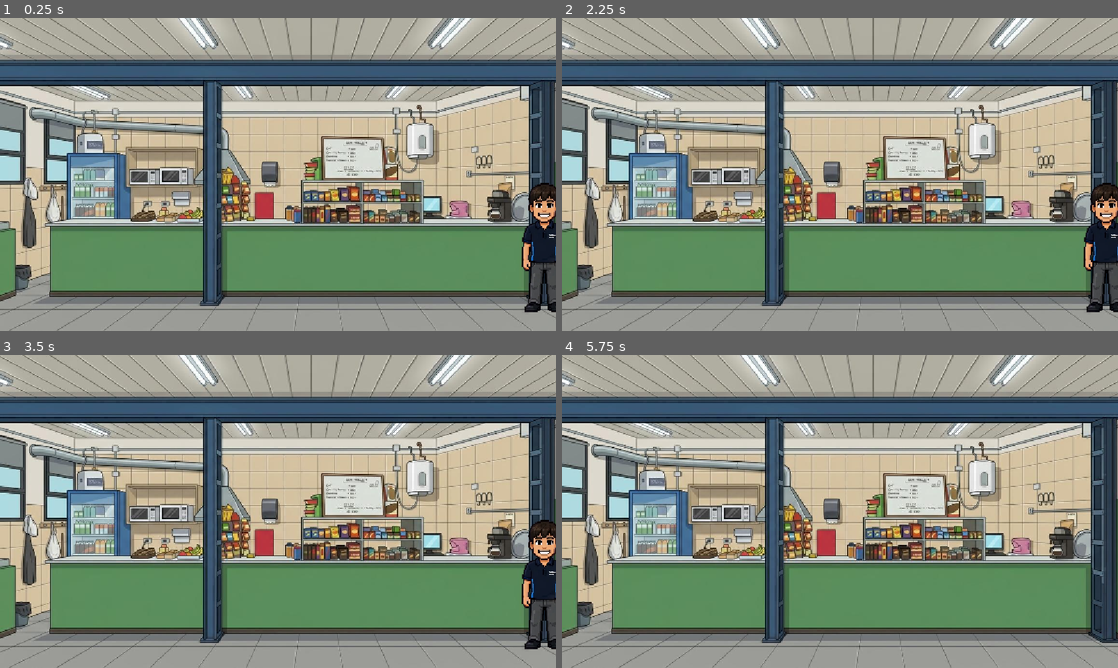
Above: before the commit, frames 1-4 (two rows, left to right).
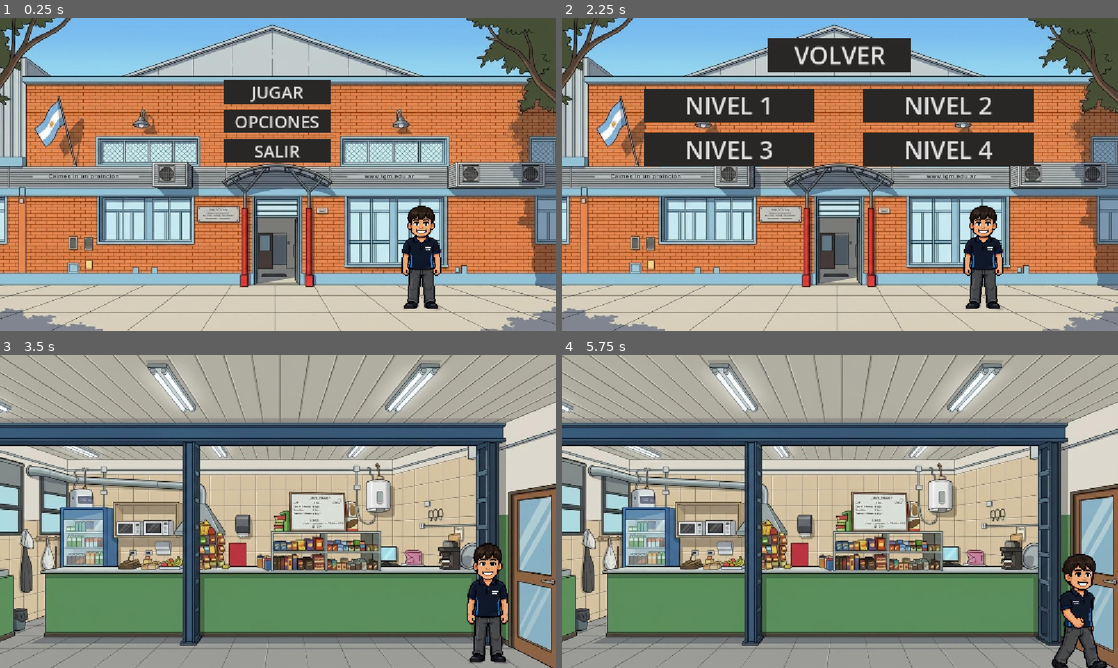
Above: after the commit, the same moments.

Repository: Facudevi/Escape-Room
Game: Godot game, scene res://escenas/settings/menu.tscn
Same seed, same stepped clock (60 frames per second), same inputs: the game is played once before the commit and once after it. Before the commit the project starts from res://escenas/nivel1.tscn.
Inputs (mouse positions are in pixels of both pictures, inside the frame that each line leads up to):
- Up to frame 1 (0.25 s): no input
- Up to frame 2 (2.25 s): click (840, 121) at 0.5 s, where only the run after the commit has a clickable "OPCIONES"; click (840, 140) at 1.25 s, where only the run after the commit has a clickable "VOLVER"; click (840, 93) at 2 s, where only the run after the commit has a clickable "JUGAR"
- Up to frame 3 (3.5 s): click (166, 442) at 2.75 s, where only the run after the commit has a clickable "NIVEL 1"
- Up to frame 4 (5.75 s): tap Enter at 3.5 s; hold Right (ui_right) 3.53-4.28 s; hold Down (ui_down) 4.28-5.03 s; hold Right (ui_right) from 5.03 s (still down)

The runs differ from the first frame. In frame 1, 98% of the frame differs, in the area x 0-100%, y 0-100%; in frame 2, 98%; in frame 3, 66%; in frame 4, 66%.

Commit message:
feat: menu, menu_pausa, seleccion de niveles y movilidad in game

Diff:
--- a/unlocked/escenas/nivel1.tscn
+++ /dev/null
@@ -1,26 +0,0 @@
-[gd_scene format=3 uid="uid://d30oa3evury0t"]
-
-[ext_resource type="Texture2D" uid="uid://dq02h8l0pj0iy" path="res://assets/imagen/buffet.jpeg" id="1_aedf5"]
-[ext_resource type="PackedScene" uid="uid://c8c80wb6phwa7" path="res://escenas/personajes/Castelli.tscn" id="2_to6xu"]
-[ext_resource type="PackedScene" uid="uid://ytirfiey2x6f" path="res://escenas/objetos/piso.tscn" id="3_to6xu"]
-
-[node name="Node2D" type="Node2D" unique_id=240388585]
-position = Vector2(0, -67)
-
-[node name="CanvasLayer" type="CanvasLayer" parent="." unique_id=931200216]
-
-[node name="TextureRect" type="TextureRect" parent="CanvasLayer" unique_id=425314983]
-offset_top = -67.0
-offset_right = 1280.0
-offset_bottom = 647.0
-texture = ExtResource("1_aedf5")
-metadata/_edit_use_anchors_ = true
-
-[node name="Castelli" parent="CanvasLayer" unique_id=584961323 instance=ExtResource("2_to6xu")]
-position = Vector2(1126, 477)
-
-[node name="Camera2D" type="Camera2D" parent="CanvasLayer/Castelli" unique_id=251034044]
-position = Vector2(-1126, -481)
-
-[node name="Piso" parent="CanvasLayer" unique_id=1149255172 instance=ExtResource("3_to6xu")]
-position = Vector2(447, 647)
--- /dev/null
+++ b/unlocked/escenas/niveles/nivel1.tscn
@@ -0,0 +1,39 @@
+[gd_scene format=3 uid="uid://d30oa3evury0t"]
+
+[ext_resource type="Texture2D" uid="uid://dq02h8l0pj0iy" path="res://assets/imagen/buffet.jpeg" id="1_aedf5"]
+[ext_resource type="Script" uid="uid://b86yfvpx3uqfs" path="res://scripts/nivel_1.gd" id="1_te08s"]
+[ext_resource type="PackedScene" uid="uid://c8c80wb6phwa7" path="res://escenas/personajes/Castelli.tscn" id="2_to6xu"]
+[ext_resource type="PackedScene" uid="uid://ytirfiey2x6f" path="res://escenas/objetos/piso.tscn" id="3_to6xu"]
+[ext_resource type="PackedScene" uid="uid://0bwujfbvoiqr" path="res://escenas/settings/menu_pausa.tscn" id="4_8e630"]
+
+[node name="Nivel1" type="Node2D" unique_id=240388585]
+y_sort_enabled = true
+script = ExtResource("1_te08s")
+
+[node name="CanvasLayer" type="CanvasLayer" parent="." unique_id=931200216]
+
+[node name="TextureRect" type="TextureRect" parent="CanvasLayer" unique_id=425314983]
+anchors_preset = -1
+anchor_top = -0.0015432099
+anchor_right = 0.99986815
+anchor_bottom = 0.99954325
+offset_top = 1.0
+offset_right = 0.15185547
+offset_bottom = 0.29595947
+texture = ExtResource("1_aedf5")
+expand_mode = 1
+metadata/_edit_use_anchors_ = true
+
+[node name="Castelli" parent="CanvasLayer" unique_id=584961323 instance=ExtResource("2_to6xu")]
+y_sort_enabled = true
+position = Vector2(1009, 638)
+
+[node name="Piso" parent="CanvasLayer" unique_id=1149255172 instance=ExtResource("3_to6xu")]
+position = Vector2(396, 678)
+
+[node name="LimitesEscenario" type="StaticBody2D" parent="." unique_id=1347892132]
+
+[node name="CollisionPolygon2D" type="CollisionPolygon2D" parent="LimitesEscenario" unique_id=1916424374]
+polygon = PackedVector2Array(1133, 633, 1096, 615, 1063, 600, 1042, 597, 1036, 596, 1007, 595, 993, 587, 982, 584, 588, 584, 419, 584, 379, 584, 92, 585, 92, 576, 94, 574, 94, 540, 54, 554, 53, 555, 52, 558, 52, 562, 52, 566, 50, 568, 44, 570, 38, 571, 32, 571, 29, 571, 29, 572, 30, 574, 30, 581, 12.896652, 588.17236, 0, 594, 0, 648, 0, 0, 1152, 0, 1152, 648, 1149, 649)
+
+[node name="CanvasLayer2" parent="." unique_id=1355991338 instance=ExtResource("4_8e630")]
--- a/unlocked/escenas/personajes/Castelli.tscn
+++ b/unlocked/escenas/personajes/Castelli.tscn
@@ -1,6 +1,6 @@
 [gd_scene format=3 uid="uid://c8c80wb6phwa7"]
 
-[ext_resource type="Script" uid="uid://cxi3m5rxpcsrv" path="res://scripts/castelli/s_caminar_izquierda.gd" id="1_7u8q5"]
+[ext_resource type="Script" uid="uid://cxi3m5rxpcsrv" path="res://scripts/s_movimiento_castelli.gd" id="1_7u8q5"]
 [ext_resource type="Texture2D" uid="uid://bkiq52sfplgvp" path="res://assets/castelli/idle.png" id="2_7u8q5"]
 [ext_resource type="Texture2D" uid="uid://csoligvd6px2d" path="res://assets/castelli/movimientos/abajo/ab1.png" id="2_l20er"]
 [ext_resource type="Texture2D" uid="uid://b8m22nwgomvyl" path="res://assets/castelli/movimientos/derecha/d1.png" id="2_s8vl1"]
@@ -38,7 +38,7 @@
 [ext_resource type="Texture2D" uid="uid://d1vxgurvofrb" path="res://assets/castelli/movimientos/izquierda/iz17.png" id="14_s8vl1"]
 
 [sub_resource type="RectangleShape2D" id="RectangleShape2D_kco76"]
-size = Vector2(148, 271)
+size = Vector2(84, 35.5)
 
 [sub_resource type="Animation" id="Animation_v2j16"]
 length = 0.001
@@ -223,14 +223,16 @@
 }
 
 [node name="Castelli" type="CharacterBody2D" unique_id=584961323]
-position = Vector2(-1, -2)
 script = ExtResource("1_7u8q5")
 
 [node name="Castelli" type="Sprite2D" parent="." unique_id=1618330355]
-scale = Vector2(0.4028777, 0.4034369)
+position = Vector2(0, -123.00001)
+scale = Vector2(0.37176853, 0.37368375)
 texture = ExtResource("2_7u8q5")
 
 [node name="CollisionShape2D" type="CollisionShape2D" parent="." unique_id=814683250]
+y_sort_enabled = true
+position = Vector2(0, -18)
 shape = SubResource("RectangleShape2D_kco76")
 
 [node name="AnimationPlayer" type="AnimationPlayer" parent="." unique_id=453633068]
--- /dev/null
+++ b/unlocked/escenas/settings/menu.tscn
@@ -0,0 +1,77 @@
+[gd_scene format=3 uid="uid://7yt8fdt11xhf"]
+
+[ext_resource type="Texture2D" uid="uid://baesl2mjvvrev" path="res://assets/imagen/inicio.jpeg" id="1_3at8s"]
+[ext_resource type="Script" uid="uid://dwyoqnq2r5qyv" path="res://scripts/menu.gd" id="1_di3mt"]
+[ext_resource type="Texture2D" uid="uid://bkiq52sfplgvp" path="res://assets/castelli/idle.png" id="3_txgnh"]
+
+[sub_resource type="StyleBoxFlat" id="StyleBoxFlat_5gai1"]
+bg_color = Color(0.16, 0.15159999, 0.1488, 1)
+
+[node name="Menu" type="Control" unique_id=1627536483]
+layout_mode = 3
+anchors_preset = 15
+anchor_right = 1.0
+anchor_bottom = 1.0
+grow_horizontal = 2
+grow_vertical = 2
+script = ExtResource("1_di3mt")
+
+[node name="ColorRect" type="ColorRect" parent="." unique_id=529931717]
+layout_mode = 1
+anchors_preset = 15
+anchor_right = 1.0
+anchor_bottom = 1.0
+grow_horizontal = 2
+grow_vertical = 2
+
+[node name="TextureRect" type="TextureRect" parent="." unique_id=1637676386]
+layout_mode = 1
+anchors_preset = 15
+anchor_right = 1.0
+anchor_bottom = 1.0
+grow_horizontal = 2
+grow_vertical = 2
+texture = ExtResource("1_3at8s")
+expand_mode = 1
+
+[node name="VBoxContainer" type="VBoxContainer" parent="." unique_id=2042536776]
+layout_mode = 1
+anchors_preset = -1
+anchor_left = 0.499
+anchor_top = 0.19900002
+anchor_right = 0.499
+anchor_bottom = 0.46300003
+offset_left = -110.84802
+offset_top = 0.04798889
+offset_right = 110.15198
+offset_bottom = -0.024017334
+grow_horizontal = 2
+grow_vertical = 2
+theme_override_constants/separation = 12
+
+[node name="Jugar" type="Button" parent="VBoxContainer" unique_id=529821591]
+layout_mode = 2
+theme_override_font_sizes/font_size = 35
+theme_override_styles/normal = SubResource("StyleBoxFlat_5gai1")
+text = "JUGAR"
+
+[node name="Opciones" type="Button" parent="VBoxContainer" unique_id=1948326189]
+layout_mode = 2
+theme_override_font_sizes/font_size = 35
+theme_override_styles/normal = SubResource("StyleBoxFlat_5gai1")
+text = "OPCIONES"
+
+[node name="Salir" type="Button" parent="VBoxContainer" unique_id=2101700535]
+layout_mode = 2
+theme_override_font_sizes/font_size = 35
+theme_override_styles/normal = SubResource("StyleBoxFlat_5gai1")
+text = "SALIR"
+
+[node name="Sprite2D" type="Sprite2D" parent="." unique_id=558172527]
+position = Vector2(871.25006, 497)
+scale = Vector2(0.3502747, 0.32369936)
+texture = ExtResource("3_txgnh")
+
+[connection signal="pressed" from="VBoxContainer/Jugar" to="." method="_on_jugar_pressed"]
+[connection signal="pressed" from="VBoxContainer/Opciones" to="." method="_on_opciones_pressed"]
+[connection signal="pressed" from="VBoxContainer/Salir" to="." method="_on_salir_pressed"]
--- /dev/null
+++ b/unlocked/escenas/settings/menu_pausa.tscn
@@ -0,0 +1,48 @@
+[gd_scene format=3 uid="uid://0bwujfbvoiqr"]
+
+[ext_resource type="Script" uid="uid://c25gacvpffr6i" path="res://scripts/menu_pausa.gd" id="1_ufons"]
+
+[node name="CanvasLayer" type="CanvasLayer" unique_id=1355991338]
+
+[node name="MenuPausa" type="Control" parent="." unique_id=158434475]
+process_mode = 2
+layout_mode = 3
+anchors_preset = 0
+offset_right = 1152.0
+offset_bottom = 648.0
+script = ExtResource("1_ufons")
+
+[node name="Panel" type="Panel" parent="MenuPausa" unique_id=1798671062]
+layout_mode = 0
+offset_right = 1152.0
+offset_bottom = 648.0
+
+[node name="VBoxContainer" type="VBoxContainer" parent="MenuPausa" unique_id=1869634705]
+layout_mode = 1
+anchors_preset = 8
+anchor_left = 0.5
+anchor_top = 0.5
+anchor_right = 0.5
+anchor_bottom = 0.5
+offset_left = -157.0
+offset_top = -46.5
+offset_right = 157.0
+offset_bottom = 46.5
+grow_horizontal = 2
+grow_vertical = 2
+
+[node name="Label" type="Label" parent="MenuPausa/VBoxContainer" unique_id=2062476244]
+layout_mode = 2
+text = "Juego Pausado"
+horizontal_alignment = 1
+
+[node name="Reanudar" type="Button" parent="MenuPausa/VBoxContainer" unique_id=1854354830]
+layout_mode = 2
+text = "REANUDAR"
+
+[node name="Salir" type="Button" parent="MenuPausa/VBoxContainer" unique_id=1801786008]
+layout_mode = 2
+text = "SALIR"
+
+[connection signal="pressed" from="MenuPausa/VBoxContainer/Reanudar" to="MenuPausa" method="_on_reanudar_pressed"]
+[connection signal="pressed" from="MenuPausa/VBoxContainer/Salir" to="MenuPausa" method="_on_salir_pressed"]
--- /dev/null
+++ b/unlocked/escenas/settings/niveles.tscn
@@ -0,0 +1,98 @@
+[gd_scene format=3 uid="uid://bjoim44ghkgk4"]
+
+[ext_resource type="Script" uid="uid://bn32mllwedrrk" path="res://scripts/niveles.gd" id="1_4lp1o"]
+[ext_resource type="Texture2D" uid="uid://baesl2mjvvrev" path="res://assets/imagen/inicio.jpeg" id="2_6wupo"]
+[ext_resource type="Texture2D" uid="uid://bkiq52sfplgvp" path="res://assets/castelli/idle.png" id="3_6wupo"]
+
+[sub_resource type="StyleBoxFlat" id="StyleBoxFlat_5gai1"]
+bg_color = Color(0.16, 0.15159999, 0.1488, 1)
+
+[node name="Niveles" type="Control" unique_id=1627536483]
+layout_mode = 3
+anchors_preset = 15
+anchor_right = 1.0
+anchor_bottom = 1.0
+grow_horizontal = 2
+grow_vertical = 2
+script = ExtResource("1_4lp1o")
+
+[node name="ColorRect" type="ColorRect" parent="." unique_id=529931717]
+layout_mode = 1
+anchors_preset = 15
+anchor_right = 1.0
+anchor_bottom = 1.0
+grow_horizontal = 2
+grow_vertical = 2
+
+[node name="TextureRect" type="TextureRect" parent="." unique_id=1637676386]
+layout_mode = 1
+anchors_preset = 15
+anchor_right = 1.0
+anchor_bottom = 1.0
+grow_horizontal = 2
+grow_vertical = 2
+texture = ExtResource("2_6wupo")
+expand_mode = 1
+
+[node name="Nivel1" type="Button" parent="." unique_id=529821591]
+layout_mode = 0
+offset_left = 170.0
+offset_top = 146.0
+offset_right = 523.0
+offset_bottom = 215.0
+theme_override_font_sizes/font_size = 50
+theme_override_styles/normal = SubResource("StyleBoxFlat_5gai1")
+text = "NIVEL 1"
+
+[node name="Nivel2" type="Button" parent="." unique_id=609526211]
+layout_mode = 0
+offset_left = 624.0
+offset_top = 146.0
+offset_right = 977.0
+offset_bottom = 215.0
+theme_override_font_sizes/font_size = 50
+theme_override_styles/normal = SubResource("StyleBoxFlat_5gai1")
+text = "NIVEL 2"
+
+[node name="Nivel3" type="Button" parent="." unique_id=1948326189]
+layout_mode = 0
+offset_left = 170.0
+offset_top = 238.0
+offset_right = 523.0
+offset_bottom = 307.0
+theme_override_font_sizes/font_size = 50
+theme_override_styles/normal = SubResource("StyleBoxFlat_5gai1")
+text = "NIVEL 3
+"
+
+[node name="Nivel4" type="Button" parent="." unique_id=2036774043]
+layout_mode = 0
+offset_left = 624.0
+offset_top = 238.0
+offset_right = 977.0
+offset_bottom = 307.0
+theme_override_font_sizes/font_size = 50
+theme_override_styles/normal = SubResource("StyleBoxFlat_5gai1")
+text = "NIVEL 4
+"
+
+[node name="Volver" type="Button" parent="." unique_id=739544997]
+layout_mode = 0
+offset_left = 427.0
+offset_top = 42.0
+offset_right = 724.0
+offset_bottom = 111.0
+theme_override_font_sizes/font_size = 50
+theme_override_styles/normal = SubResource("StyleBoxFlat_5gai1")
+text = "VOLVER"
+
+[node name="Sprite2D" type="Sprite2D" parent="." unique_id=38849228]
+position = Vector2(871.25006, 497)
+scale = Vector2(0.3502747, 0.32369936)
+texture = ExtResource("3_6wupo")
+
+[connection signal="pressed" from="Nivel1" to="." method="_on_nivel_1_pressed"]
+[connection signal="pressed" from="Nivel2" to="." method="_on_nivel_2_pressed"]
+[connection signal="pressed" from="Nivel3" to="." method="_on_nivel_3_pressed"]
+[connection signal="pressed" from="Nivel4" to="." method="_on_nivel_4_pressed"]
+[connection signal="pressed" from="Volver" to="." method="_on_volver_pressed"]
--- /dev/null
+++ b/unlocked/escenas/settings/opciones.tscn
@@ -0,0 +1,70 @@
+[gd_scene format=3 uid="uid://ctye1rwuyhgff"]
+
+[ext_resource type="Script" uid="uid://de6j0rfibc4ry" path="res://scripts/opciones.gd" id="1_f22g1"]
+[ext_resource type="Texture2D" uid="uid://baesl2mjvvrev" path="res://assets/imagen/inicio.jpeg" id="2_migfo"]
+[ext_resource type="Texture2D" uid="uid://bkiq52sfplgvp" path="res://assets/castelli/idle.png" id="3_migfo"]
+
+[sub_resource type="StyleBoxFlat" id="StyleBoxFlat_5gai1"]
+bg_color = Color(0.16, 0.15159999, 0.1488, 1)
+
+[node name="Opciones" type="Control" unique_id=1627536483]
+layout_mode = 3
+anchors_preset = 15
+anchor_right = 1.0
+anchor_bottom = 1.0
+grow_horizontal = 2
+grow_vertical = 2
+script = ExtResource("1_f22g1")
+
+[node name="ColorRect" type="ColorRect" parent="." unique_id=529931717]
+layout_mode = 1
+anchors_preset = 15
+anchor_right = 1.0
+anchor_bottom = 1.0
+grow_horizontal = 2
+grow_vertical = 2
+
+[node name="TextureRect" type="TextureRect" parent="." unique_id=1637676386]
+layout_mode = 1
+anchors_preset = 15
+anchor_right = 1.0
+anchor_bottom = 1.0
+grow_horizontal = 2
+grow_vertical = 2
+texture = ExtResource("2_migfo")
+expand_mode = 1
+
+[node name="VBoxContainer" type="VBoxContainer" parent="." unique_id=2042536776]
+layout_mode = 1
+anchors_preset = -1
+anchor_left = 0.499
+anchor_top = 0.261
+anchor_right = 0.499
+anchor_bottom = 0.43100002
+offset_left = -113.84802
+offset_top = -0.12800598
+offset_right = 112.15198
+offset_bottom = -0.2880249
+grow_horizontal = 2
+grow_vertical = 2
+theme_override_constants/separation = 12
+
+[node name="Como_Jugar" type="Button" parent="VBoxContainer" unique_id=1948326189]
+layout_mode = 2
+theme_override_font_sizes/font_size = 35
+theme_override_styles/normal = SubResource("StyleBoxFlat_5gai1")
+text = "CÓMO JUGAR"
+
+[node name="Volver" type="Button" parent="VBoxContainer" unique_id=2101700535]
+layout_mode = 2
+theme_override_font_sizes/font_size = 35
+theme_override_styles/normal = SubResource("StyleBoxFlat_5gai1")
+text = "VOLVER"
+
+[node name="Sprite2D" type="Sprite2D" parent="." unique_id=1742169627]
+position = Vector2(871.25006, 497)
+scale = Vector2(0.3502747, 0.32369936)
+texture = ExtResource("3_migfo")
+
+[connection signal="pressed" from="VBoxContainer/Como_Jugar" to="." method="_on_como_jugar_pressed"]
+[connection signal="pressed" from="VBoxContainer/Volver" to="." method="_on_volver_pressed"]
--- a/unlocked/project.godot
+++ b/unlocked/project.godot
@@ -11,13 +11,48 @@
 [application]
 
 config/name="UNLOCKED"
-run/main_scene="res://escenas/nivel1.tscn"
+run/main_scene="uid://7yt8fdt11xhf"
 config/features=PackedStringArray("4.7", "Forward Plus")
 
 [display]
 
 window/stretch/mode="canvas_items"
 window/stretch/aspect="expand"
+
+[input]
+
+ui_left={
+"deadzone": 0.5,
+"events": [Object(InputEventKey,"resource_local_to_scene":false,"resource_name":"","device":16,"window_id":0,"alt_pressed":false,"shift_pressed":false,"ctrl_pressed":false,"meta_pressed":false,"pressed":false,"keycode":4194319,"physical_keycode":0,"key_label":0,"unicode":0,"location":0,"echo":false,"script":null)
+, Object(InputEventJoypadButton,"resource_local_to_scene":false,"resource_name":"","device":-1,"button_index":13,"pressure":0.0,"pressed":false,"script":null)
+, Object(InputEventJoypadMotion,"resource_local_to_scene":false,"resource_name":"","device":-1,"axis":0,"axis_value":-1.0,"script":null)
+, Object(InputEventKey,"resource_local_to_scene":false,"resource_name":"","device":16,"window_id":0,"alt_pressed":false,"shift_pressed":false,"ctrl_pressed":false,"meta_pressed":false,"pressed":false,"keycode":0,"physical_keycode":65,"key_label":0,"unicode":0,"location":0,"echo":false,"script":null)
+]
+}
+ui_right={
+"deadzone": 0.5,
+"events": [Object(InputEventKey,"resource_local_to_scene":false,"resource_name":"","device":16,"window_id":0,"alt_pressed":false,"shift_pressed":false,"ctrl_pressed":false,"meta_pressed":false,"pressed":false,"keycode":4194321,"physical_keycode":0,"key_label":0,"unicode":0,"location":0,"echo":false,"script":null)
+, Object(InputEventJoypadButton,"resource_local_to_scene":false,"resource_name":"","device":-1,"button_index":14,"pressure":0.0,"pressed":false,"script":null)
+, Object(InputEventJoypadMotion,"resource_local_to_scene":false,"resource_name":"","device":-1,"axis":0,"axis_value":1.0,"script":null)
+, Object(InputEventKey,"resource_local_to_scene":false,"resource_name":"","device":16,"window_id":0,"alt_pressed":false,"shift_pressed":false,"ctrl_pressed":false,"meta_pressed":false,"pressed":false,"keycode":0,"physical_keycode":68,"key_label":0,"unicode":0,"location":0,"echo":false,"script":null)
+]
+}
+ui_up={
+"deadzone": 0.5,
+"events": [Object(InputEventKey,"resource_local_to_scene":false,"resource_name":"","device":16,"window_id":0,"alt_pressed":false,"shift_pressed":false,"ctrl_pressed":false,"meta_pressed":false,"pressed":false,"keycode":4194320,"physical_keycode":0,"key_label":0,"unicode":0,"location":0,"echo":false,"script":null)
+, Object(InputEventJoypadButton,"resource_local_to_scene":false,"resource_name":"","device":-1,"button_index":11,"pressure":0.0,"pressed":false,"script":null)
+, Object(InputEventJoypadMotion,"resource_local_to_scene":false,"resource_name":"","device":-1,"axis":1,"axis_value":-1.0,"script":null)
+, Object(InputEventKey,"resource_local_to_scene":false,"resource_name":"","device":16,"window_id":0,"alt_pressed":false,"shift_pressed":false,"ctrl_pressed":false,"meta_pressed":false,"pressed":false,"keycode":0,"physical_keycode":87,"key_label":0,"unicode":0,"location":0,"echo":false,"script":null)
+]
+}
+ui_down={
+"deadzone": 0.5,
+"events": [Object(InputEventKey,"resource_local_to_scene":false,"resource_name":"","device":16,"window_id":0,"alt_pressed":false,"shift_pressed":false,"ctrl_pressed":false,"meta_pressed":false,"pressed":false,"keycode":4194322,"physical_keycode":0,"key_label":0,"unicode":0,"location":0,"echo":false,"script":null)
+, Object(InputEventJoypadButton,"resource_local_to_scene":false,"resource_name":"","device":-1,"button_index":12,"pressure":0.0,"pressed":false,"script":null)
+, Object(InputEventJoypadMotion,"resource_local_to_scene":false,"resource_name":"","device":-1,"axis":1,"axis_value":1.0,"script":null)
+, Object(InputEventKey,"resource_local_to_scene":false,"resource_name":"","device":16,"window_id":0,"alt_pressed":false,"shift_pressed":false,"ctrl_pressed":false,"meta_pressed":false,"pressed":false,"keycode":0,"physical_keycode":83,"key_label":0,"unicode":0,"location":0,"echo":false,"script":null)
+]
+}
 
 [physics]
 
--- a/unlocked/scripts/castelli/s_caminar_izquierda.gd
+++ /dev/null
@@ -1,28 +0,0 @@
-extends CharacterBody2D
-
-# Velocidad de movimiento (ajustable desde el Inspector)
-@export var speed: float = 300.0
-
-@onready var anim_player: AnimationPlayer = $AnimationPlayer
-
-func _physics_process(delta: float) -> void:
-	# Capturamos la dirección (-1 para izquierda, 1 para derecha, 0 si no hay teclas)
-	var input_dir: float = Input.get_axis("ui_left", "ui_right")
-
-	# Aplicamos la velocidad en el eje X
-	velocity.x = input_dir * speed
-	velocity.y = 0.0
-
-	# Control de Animaciones
-	if input_dir < 0:
-		# Moviéndose a la izquierda
-		anim_player.play("caminar_izquierda")
-	elif input_dir > 0:
-		# Moviéndose a la derecha (asegúrate de que este nombre sea igual al de tu AnimationPlayer)
-		anim_player.play("caminar_derecha")
-	else:
-		# Reposo / Parado
-		anim_player.play("animacion_idle")
-
-	# Movemos al personaje
-	move_and_slide()
--- /dev/null
+++ b/unlocked/scripts/menu.gd
@@ -0,0 +1,13 @@
+extends Control
+
+
+func _on_jugar_pressed() -> void:
+	get_tree().change_scene_to_file("res://escenas/settings/niveles.tscn")
+
+
+func _on_opciones_pressed() -> void:
+	get_tree().change_scene_to_file("res://escenas/settings/opciones.tscn")
+
+
+func _on_salir_pressed() -> void:
+	get_tree().quit()
--- /dev/null
+++ b/unlocked/scripts/menu_pausa.gd
@@ -0,0 +1,11 @@
+extends Control
+
+
+func _on_reanudar_pressed() -> void:
+	get_tree().paused = false
+	visible = false
+
+
+func _on_salir_pressed() -> void:
+	get_tree().paused = false
+	get_tree().change_scene_to_file("res://escenas/settings/menu.tscn")
--- /dev/null
+++ b/unlocked/scripts/nivel_1.gd
@@ -0,0 +1,18 @@
+extends Node2D
+@onready var Nivel1 = $"."
+@onready var menu_pausa = $CanvasLayer2/MenuPausa
+
+# Called when the node enters the scene tree for the first time.
+func _ready() -> void:
+	menu_pausa.visible = false
+
+
+# Called every frame. 'delta' is the elapsed time since the previous frame.
+func _process(delta):
+	if Input.is_action_just_pressed("ui_cancel"):
+		toggle_pause()
+
+
+func toggle_pause():
+	get_tree().paused = !get_tree().paused
+	menu_pausa.visible = get_tree().paused
--- /dev/null
+++ b/unlocked/scripts/niveles.gd
@@ -0,0 +1,21 @@
+extends Control
+
+
+func _on_nivel_1_pressed() -> void:
+	get_tree().change_scene_to_file("res://escenas/niveles/nivel1.tscn")
+
+
+func _on_nivel_2_pressed() -> void:
+	pass # Replace with function body.
+
+
+func _on_nivel_3_pressed() -> void:
+	pass # Replace with function body.
+
+
+func _on_nivel_4_pressed() -> void:
+	pass # Replace with function body.
+
+
+func _on_volver_pressed() -> void:
+	get_tree().change_scene_to_file("res://escenas/settings/menu.tscn")
--- /dev/null
+++ b/unlocked/scripts/opciones.gd
@@ -0,0 +1,9 @@
+extends Control
+
+
+func _on_como_jugar_pressed() -> void:
+	pass # Replace with function body.
+
+
+func _on_volver_pressed() -> void:
+	get_tree().change_scene_to_file("res://escenas/settings/menu.tscn")
--- /dev/null
+++ b/unlocked/scripts/s_movimiento_castelli.gd
@@ -0,0 +1,33 @@
+extends CharacterBody2D
+
+@export var speed: float = 300.0
+
+@onready var anim_player: AnimationPlayer = $AnimationPlayer
+
+func _physics_process(delta: float) -> void:
+	# Capturamos entrada en 4 direcciones (WASD / Flechas)
+	var input_dir: Vector2 = Input.get_vector("ui_left", "ui_right", "ui_up", "ui_down")
+
+	# Aplicamos velocidad
+	velocity = input_dir * speed
+
+	# Reproducción de animaciones según la dirección dominante
+	if input_dir.x < 0:
+		anim_player.play("caminar_izquierda")
+	elif input_dir.x > 0:
+		anim_player.play("caminar_derecha")
+	elif input_dir.y < 0:
+		if anim_player.has_animation("caminar_arriba"):
+			anim_player.play("caminar_arriba")
+		else:
+			anim_player.play("caminar_izquierda") # Alternativa si no hay animación de espalda
+	elif input_dir.y > 0:
+		if anim_player.has_animation("caminar_abajo"):
+			anim_player.play("caminar_abajo")
+		else:
+			anim_player.play("caminar_derecha") # Alternativa si no hay animación de frente
+	else:
+		anim_player.play("animacion_idle")
+
+	# MoveAndSlide gestionará el choque contra las colisiones del StaticBody2D
+	move_and_slide()
Binary file changed: unlocked/assets/imagen/inicio.jpeg
Not shown, added: unlocked/scripts/menu.gd.uid
Not shown, added: unlocked/scripts/menu_pausa.gd.uid
Not shown, added: unlocked/scripts/nivel_1.gd.uid
Not shown, added: unlocked/scripts/niveles.gd.uid
Not shown, added: unlocked/scripts/opciones.gd.uid
Renamed: unlocked/scripts/castelli/s_caminar_izquierda.gd.uid -> unlocked/scripts/s_movimiento_castelli.gd.uid
